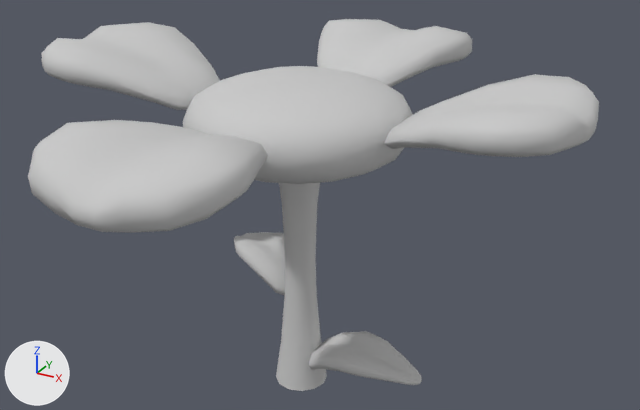
Before and after pictures for a commit that changed the FBX model BeeeHave/Assets/Animations/anim_Flower-01-closing.FBX.
Camera for both pictures: a 50 mm camera at (18.19, -8.4, 1.91) aimed at (15.64, -3.76, -0.41). The lights are fixed; the arrows at lower left show +X, +Y and +Z. Where no turn or scale is listed for an object, it has been applied to the vertices.

Before the edit, the objects in view are built like this:
```python
ob_me_flower_bloom = bpy.data.objects.new('me_Flower-bloom', me_mesh_005)
ob_me_flower_bloom.location = (15.563, -3.885, 0.187)
ob_me_flower_bloom_petal = bpy.data.objects.new('me_Flower-bloom-petal', me_mesh_003)
ob_me_flower_bloom_petal.location = (15.544, -4.544, 0.187)
ob_me_flower_bloom_petal_001 = bpy.data.objects.new('me_Flower-bloom-petal.001', me_mesh_004)
ob_me_flower_bloom_petal_001.location = (16.212, -3.889, 0.187)
ob_me_flower_bloom_petal_002 = bpy.data.objects.new('me_Flower-bloom-petal.002', me_mesh_006)
ob_me_flower_bloom_petal_002.location = (15.544, -3.216, 0.187)
ob_me_flower_bloom_petal_003 = bpy.data.objects.new('me_Flower-bloom-petal.003', me_mesh_007)
ob_me_flower_bloom_petal_003.location = (14.883, -3.889, 0.187)
# also in view: 'me_Flower-leaf' at (16.06, -3.89, -1.41); 'me_Flower-leaf.001' at (15.17, -3.71, -0.92); 'me_flower-stem' at (15.56, -3.88, -0.84)
```
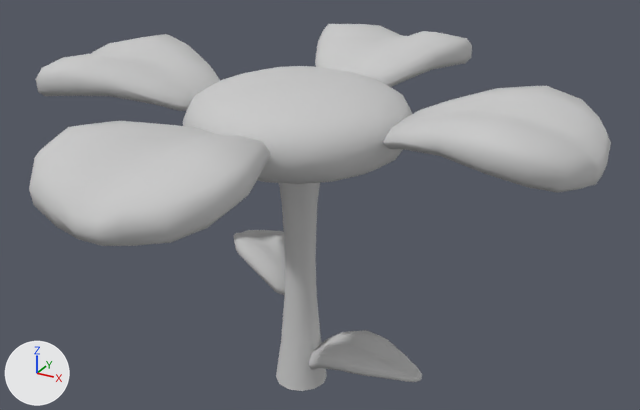
Location of each change, (x1, y1, x2, y2) in pixels of the pictures (640 x 410 px):
```json
{"object": "me_Flower-bloom-petal", "change": "reshaped", "before": [28, 120, 268, 232], "after": [29, 121, 271, 246], "on screen": "12% taller"}
{"object": "me_Flower-bloom-petal.001", "change": "reshaped", "before": [384, 74, 599, 157], "after": [383, 86, 611, 193], "on screen": "6% wider, 29% taller"}
{"object": "me_Flower-bloom-petal.003", "change": "reshaped", "before": [42, 22, 220, 110], "after": [36, 34, 220, 111], "on screen": "12% shorter"}
{"object": "me_Flower-bloom-petal.002", "change": "reshaped", "before": [317, 19, 472, 87], "after": [315, 24, 472, 87], "on screen": "7% shorter"}
```

The change, as JSON lines over the scene's bpy script:
```json
{"block": "me_mesh_007", "where": "# used by ob_me_flower_bloom_petal_003; location = (14.883, -3.889, 0.187)"}
{"op": "remove", "block": "me_mesh_007", "code": "me_mesh_007.from_pydata(...)  # 144 vertices, 142 faces; spans x -1.116..0.005, y -0.567..0.57, z -0.005..0.385"}
{"op": "add", "block": "me_mesh_007", "code": "me_mesh_007.from_pydata(...)  # 144 vertices, 142 faces; spans x -1.196..0.015, y -0.567..0.57, z -0.049..0.312"}
{"block": "me_mesh_007", "change": "me_mesh_007 part 3: 144 of 144 vertices moved; they spanned x -1.116..0.005, y -0.567..0.57, z -0.005..0.385 and now span x -1.196..0.015, y -0.567..0.57, z -0.049..0.312; mean shift (-0.04, 0.0, -0.081); largest move (-1.116, 0.065, 0.261) -> (-1.196, 0.065, 0.033)"}
{"block": "me_mesh_003", "where": "# used by ob_me_flower_bloom_petal; location = (15.544, -4.544, 0.187)"}
{"op": "remove", "block": "me_mesh_003", "code": "me_mesh_003.from_pydata(...)  # 144 vertices, 142 faces; spans x -0.57..0.567, y -1.226..-0.008, z -0.005..0.333"}
{"op": "add", "block": "me_mesh_003", "code": "me_mesh_003.from_pydata(...)  # 144 vertices, 142 faces; spans x -0.57..0.567, y -1.227..-0.007, z -0.06..0.31"}
{"block": "me_mesh_003", "change": "me_mesh_003 part 4: 144 of 144 vertices moved; they spanned x -0.57..0.567, y -1.226..-0.008, z -0.005..0.333 and now span x -0.57..0.567, y -1.227..-0.007, z -0.06..0.31; mean shift (0.0, 0.007, -0.026); largest move (-0.065, -1.226, 0.09) -> (-0.065, -1.227, 0.019)"}
{"block": "me_mesh_006", "where": "# used by ob_me_flower_bloom_petal_002; location = (15.544, -3.216, 0.187)"}
{"op": "remove", "block": "me_mesh_006", "code": "me_mesh_006.from_pydata(...)  # 144 vertices, 142 faces; spans x -0.567..0.57, y 0.008..1.226, z -0.005..0.333"}
{"op": "add", "block": "me_mesh_006", "code": "me_mesh_006.from_pydata(...)  # 144 vertices, 142 faces; spans x -0.567..0.57, y 0.007..1.227, z -0.06..0.31"}
{"block": "me_mesh_006", "change": "me_mesh_006 part 2: 144 of 144 vertices moved; they spanned x -0.567..0.57, y 0.008..1.226, z -0.005..0.333 and now span x -0.567..0.57, y 0.007..1.227, z -0.06..0.31; mean shift (0.0, -0.007, -0.026); largest move (0.065, 1.226, 0.09) -> (0.065, 1.227, 0.019)"}
{"block": "me_mesh_004", "where": "# used by ob_me_flower_bloom_petal_001; location = (16.212, -3.889, 0.187)"}
{"op": "remove", "block": "me_mesh_004", "code": "me_mesh_004.from_pydata(...)  # 144 vertices, 142 faces; spans x -0.005..1.116, y -0.57..0.567, z -0.005..0.385"}
{"op": "add", "block": "me_mesh_004", "code": "me_mesh_004.from_pydata(...)  # 144 vertices, 142 faces; spans x -0.015..1.196, y -0.57..0.567, z -0.049..0.312"}
{"block": "me_mesh_004", "change": "me_mesh_004 part 1: 144 of 144 vertices moved; they spanned x -0.005..1.116, y -0.57..0.567, z -0.005..0.385 and now span x -0.015..1.196, y -0.57..0.567, z -0.049..0.312; mean shift (0.04, 0.0, -0.081); largest move (1.116, -0.065, 0.261) -> (1.196, -0.065, 0.033)"}
```
